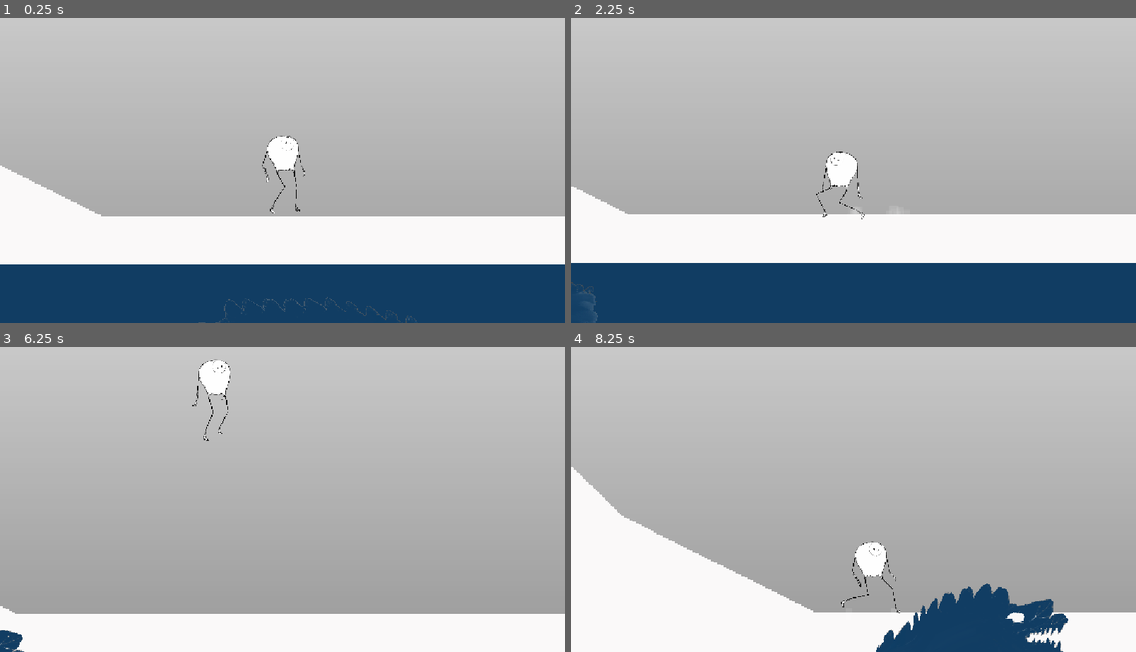
Above: before the commit, frames 1-4 (two rows, left to right).
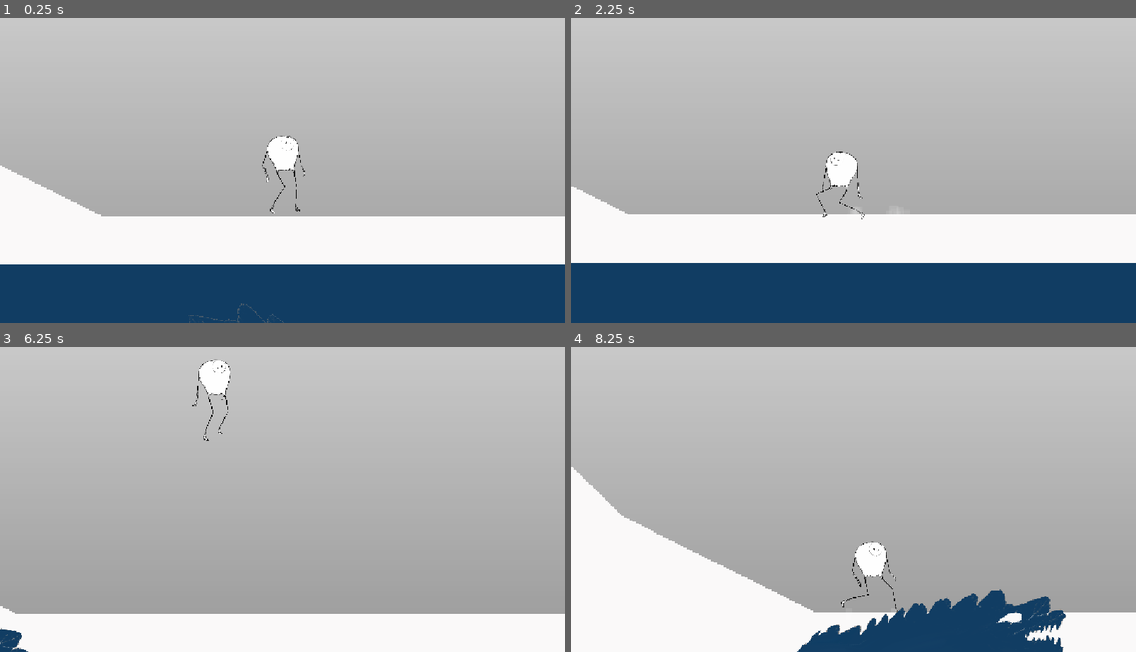
Above: after the commit, the same moments.

Repository: markguinn/wheel-of-worlds
Game: Godot game, scene res://stages/test/fish_arena.tscn
The game is run twice, just before and just after one commit, with the same random seed, the same clock (stepped at 60 frames per second) and the same inputs. This scene is started directly instead of the project's main scene.
Inputs (mouse positions are in pixels of both pictures, inside the frame that each line leads up to):
- Up to frame 1 (0.25 s): no input
- Up to frame 2 (2.25 s): tap Enter (interact) at 0.5 s; move the mouse to (977, 149) at 0.52 s; hold Right (right) 0.53-1.25 s; hold Space (jump) 0.53-1.25 s; click (977, 149) at 0.67 s; drag from (740, 179) to (825, 228) at 1.27 s; move the mouse to (910, 94) at 2.02 s; hold Left (left) from 2.03 s (still down); hold Space (jump) from 2.03 s (still down); tap F at 2.1 s
- Up to frame 3 (6.25 s): release Left (left) at 2.75 s; release Space (jump) at 2.75 s; drag from (254, 557) to (113, 444) at 2.77 s; move the mouse to (452, 542) at 3.52 s; hold Right (right) 3.53-4.25 s; hold Space (jump) 3.53-4.25 s; tap 9 at 3.6 s; drag from (113, 444) to (197, 414) at 4.27 s; move the mouse to (310, 493) at 5.02 s; hold Right (right) 5.03-5.75 s; hold Space (jump) 5.03-5.75 s; tap 1 at 5.1 s; click (310, 493) at 5.17 s; drag from (197, 414) to (169, 508) at 5.77 s
- Up to frame 4 (8.25 s): move the mouse to (977, 478) at 6.52 s; hold Left (left) 6.53-7.25 s; hold Space (jump) 6.53-7.25 s; tap 3 at 6.6 s; drag from (740, 508) to (825, 557) at 7.27 s; move the mouse to (910, 423) at 8.02 s; hold Right (right) from 8.03 s (still down); hold Space (jump) from 8.03 s (still down); tap 5 at 8.1 s

The runs differ from the first frame. In frame 1, 0.2% of the frame differs, in the area x 33-74%, y 91-100%; in frame 2, less than 0.1%; in frame 3, less than 0.1%; in frame 4, 2.2%, in the area x 40-88%, y 77-100%.

Commit message:
Get the fish actually working

Diff:
--- a/actors/fish_monster/fish_monster.gd
+++ b/actors/fish_monster/fish_monster.gd
@@ -1,8 +1,21 @@
 class_name FishMonster
 extends MoveableRigidBody2D
 
-const JUMP_X_FACTOR = 0.8 # moderates the horizontal linear velocity when jumping from the bottom
-const BUFFER_LEN = 90
+# moderates the horizontal linear velocity when jumping from the bottom
+const JUMP_X_FACTOR = 0.8
+
+# How many points of data the ring buffer contains.
+# this only needs to be long enough to hold enough data for the whole
+# body length before it wraps around at the slowest velocity we'd see in the
+# wild. Longer isn't a problem except for the memory usage.
+const BUFFER_POINTS = 4000
+
+# how many seconds each point in the ring buffer represents
+# this needs to be at least as low as the delta we get at the slowest
+# time scale we need to support with reasonable smoothness and consistent
+# bone distances. This is what's I'm seeing for the physics delta at 0.25 scale.
+const BUFFER_STEP_S = 0.00416
+
 
 signal jumping
 
@@ -14,18 +27,22 @@
 @export var jump_x_max := 1000.0
 
 var territory_rect: Rect2
-var bone_pos_ring_buffer: Array[Vector2] = []
-var ring_buffer_idx := 0
-var bone_idx_idx: Array[int] = []
+
+# ring buffer of the position of the first bone
+var position_history: Array[Vector2] = []
+# element i stores the distance between i and i+1 in position_history
+var delta_history: Array[float] = []
+# the current index in position_history, represented by each element in the bones array
+# so bone_idx[0] is the front of the ring buffer
+var bone_idx: Array[int] = [0, 0, 0, 0]
+# the length of each bone at rest
+var bone_len: Array[float] = []
 
 @onready var hit_box: Area2D = $Sprite2D/HitBox
 @onready var sprite: Node2D = $Sprite2D
 @onready var main_shape: CollisionShape2D = $CollisionShape2D
 @onready var polygon_l: Polygon2D = $Sprite2D/PolygonL
 @onready var polygon_r: Polygon2D = $Sprite2D/PolygonR
-#@onready var tail_body: MoveableRigidBody2D = $TailBody
-#@onready var tail_joint: PinJoint2D = $PinJoint2D
-@onready var tail_target: Marker2D = $TailTarget
 @onready var bones: Array[Bone2D] = [
 	$Sprite2D/Skeleton2D/Bone2D,
 	$Sprite2D/Skeleton2D/Bone2D/Bone2D,
@@ -46,34 +63,23 @@
 		Log.warn(self, self.get_path(), "no territory rect found. This node should be the child of an Area2d")
 	hit_box.body_entered.connect(_on_body_entered)
 
-	#polygon_r.modulate = Color.GREEN
-	#polygon_r.texture_scale = Vector2(-1, 1)
-	#polygon_r.texture_offset = Vector2(-900, 0)
+	# NOTE: this is a hack for the temporary polygon because setting scale.x=-1 had bad
+	# side effects. When we get a real sprite, it will probably be better to create both
+	# polygons by hand rather than flipping them but who knows. Maybe this is fine.
+	# the second polygon is the same image flipped _vertically_ (weird, I know). It works
+	# that way because the bones don't change direction. Creating by hand may not be possible
+	# though because of the orientation of the rest position of the underlying bones.
 	for p in polygon_r.polygon:
-		#p.x = 900.0 - p.x
 		p.y = 700.0 - p.y
 	for p in polygon_r.uv:
-		#p.x = 900.0 - p.x
 		p.y = 700.0 - p.y
 
-	for i in range(BUFFER_LEN):
-		bone_pos_ring_buffer.append(Vector2.INF)
-	var total_len := 0.0
-	for i in range(bones.size()):
-		total_len += bones[i].get_length()
-	for i in range(bones.size()):
-		bone_idx_idx.append(floori(bones[i].get_length() * float(BUFFER_LEN) / total_len))
-		if i > 0:
-			bone_idx_idx[i] += bone_idx_idx[i - 1]
-	Log.debug(self, "bii", bone_idx_idx)
-	#_deferred_setup.call_deferred()
-	#$Sprite2D/Skeleton2D.
-
-#func _deferred_setup():
-	#$TailBody/RemoteTransform2D.remote_path = tail_target.get_path()
-	#tail_body.reparent(get_parent())
-	#tail_joint.node_a = get_path()
-	#tail_joint.node_b = tail_body.get_path()
+	# initialize the length of the buffer once
+	for i in range(BUFFER_POINTS):
+		position_history.append(global_position)
+		delta_history.append(0.0)
+	for b in bones:
+		bone_len.append(b.get_length())
 
 
 func _on_body_entered(body: Node) -> void:
@@ -99,11 +105,11 @@
 	if global_position.y > territory_rect.position.y + territory_rect.size.y:
 		global_position.y = territory_rect.position.y + territory_rect.size.y
 		linear_velocity.y = -randf_range(jump_y_min, jump_y_max)
-		var px := GameManager.get_player().global_position.x
-		linear_velocity.x = (px - global_position.x) * JUMP_X_FACTOR
-		linear_velocity.x = signf(linear_velocity.x) * clampf(absf(linear_velocity.x), jump_x_min, jump_x_max)
-		#tail_body.set_next_global_position(global_position)
-		#tail_body.set_next_linear_velocity(Vector2.ZERO)
+		var player := GameManager.get_player()
+		if player:
+			var px := player.global_position.x
+			linear_velocity.x = (px - global_position.x) * JUMP_X_FACTOR
+			linear_velocity.x = signf(linear_velocity.x) * clampf(absf(linear_velocity.x), jump_x_min, jump_x_max)
 		jumping.emit.call_deferred()
 		Log.debug(self, "jump:", linear_velocity, "from:", global_position, "player:", GameManager.get_player().global_position.x)
 	if global_position.x > territory_rect.position.x + territory_rect.size.x:
@@ -114,39 +120,64 @@
 		global_position.x = territory_rect.position.x
 		linear_velocity.x = randf_range(jump_x_min, jump_x_max)
 		Log.debug(self, "left:", linear_velocity, "from:", global_position)
-	rotation = 0 # linear_velocity.angle()
-	#bones[0].rotation = move_toward(bones[0].rotation, linear_velocity.angle(), 0.1)
+	# if the rotation gets changed when we hit something, everything gets a little funky
+	rotation = 0
 
-func _physics_process(_delta: float) -> void:
+
+# if we take a direct distance between the two bone points, we can get glitchy moments on turns
+# so we measure the cumulative distance of the actual history between the two, which handles
+# turns in a more natural-looking way
+func _dist_along_path(i1: int, i2: int) -> float:
+	var end := i2 if i2 >= i1 else i2 + BUFFER_POINTS
+	var d := 0.0
+	for i in range(i1, end):
+		#d += delta_history[i % BUFFER_POINTS]
+		var p := position_history[i % BUFFER_POINTS]
+		var p2 := position_history[(i + 1) % BUFFER_POINTS]
+		d += p.distance_to(p2)
+	return d
+
+
+func _physics_process(delta: float) -> void:
 	if linear_velocity.x > 0:
-	#if bones[0].global_position.x > tail_target.global_position.x:
-		##rotation = move_toward(rotation, linear_velocity.angle(), 0.1)
-		#bones[0].rotation = move_toward(bones[0].rotation, linear_velocity.angle(), 0.1)
 		polygon_r.show()
 		polygon_l.hide()
-		#sprite.scale.x = -absf(sprite.scale.x)
-		#pass
 	else:
-		##rotation = move_toward(rotation, PI + linear_velocity.angle(), 0.1)
-		#bones[0].rotation = move_toward(bones[0].rotation, PI + linear_velocity.angle(), 0.1)
 		polygon_r.hide()
 		polygon_l.show()
-		#sprite.scale.x = absf(sprite.scale.x)
-		#pass
 
-	#main_shape.rotation = bones[0].global_position.angle_to_point(tail_target.global_position)
+	# fill in the ring buffer and update the bone positions
+	# we use the delta here and interpolate between the current position and the last position
+	# in order to keep the behavior consistent if the time scale slows
+	var delta_idx := ceili(delta / BUFFER_STEP_S)
+	var start_pos := position_history[bone_idx[0]]
+	var last_pos := start_pos
+	var last_idx := bone_idx[0]
+	for i in range(delta_idx):
+		var idx := (last_idx + 1) % BUFFER_POINTS
+		var progress := float(i + 1) / float(delta_idx + 1)
+		# store the interpolated point (at 1.0 it will be where the bone is now, at 0.0
+		# where it was at the last physics tick)
+		position_history[idx] = lerp(start_pos, bones[0].global_position, progress)
+		# store the distances between points to make calculations faster below, maybe? idk
+		# this may be just overoptimization.
+		delta_history[last_idx] = last_pos.distance_to(position_history[idx])
+		last_pos = position_history[idx]
+		last_idx = idx
+		bone_idx[0] = idx
 
-	var next_idx = (ring_buffer_idx + 1) % BUFFER_LEN
-	bone_pos_ring_buffer[ring_buffer_idx] = bones[0].global_position
-	if bone_pos_ring_buffer[next_idx] != Vector2.INF:
-		tail_target.global_position = bone_pos_ring_buffer[next_idx]
-	for i in range(bones.size()):
-		var i2 := (ring_buffer_idx + BUFFER_LEN - bone_idx_idx[i]) % BUFFER_LEN
-		var v := bone_pos_ring_buffer[i2]
-		if v != Vector2.INF:
-			if i < bones.size() - 1:
-				bones[i + 1].global_position = v
-			bones[i].global_rotation = bones[i].global_position.angle_to_point(v)
-	ring_buffer_idx = next_idx
-	#if not GameManager.rate_limit(500, "dasffdsf"):
-		#Log.debug(self, ring_buffer_idx, bones[0].global_position, tail_target.global_position, global_rotation, sprite.global_rotation)
+	# Now move through the remaining bones, and find the point in the history arc that's
+	# closest in distance to the length of the bone.
+	for i in range(1, bones.size()):
+		var idx := bone_idx[i]
+		var prev := position_history[bone_idx[i - 1]]
+		var cur := position_history[idx]
+		var dist := _dist_along_path(idx, bone_idx[i - 1])
+		# move this bone to the next point that's about the right distance away
+		while idx < BUFFER_POINTS and idx != bone_idx[i - 1] and dist > bone_len[i]:
+			idx = (idx + 1) % BUFFER_POINTS
+			dist -= cur.distance_to(position_history[idx])
+			cur = position_history[idx]
+		bone_idx[i] = idx
+		bones[i - 1].global_rotation = prev.angle_to_point(cur)
+		bones[i].global_position = cur
--- a/actors/fish_monster/fish_patrolling.gd
+++ b/actors/fish_monster/fish_patrolling.gd
@@ -17,9 +17,6 @@
 		Log.error(self, "this state needs a FishMonster target to work")
 	fish = target
 	fish.gravity_scale = 0
-	#if fish.tail_body:
-		#fish.tail_body.gravity_scale = 0
-	#_move_to_top.call_deferred()
 	entered_at = GameManager.now_ms()
 	_move.call_deferred()
 
@@ -28,18 +25,7 @@
 	fish.sprite.position.y = 0
 
 
-#func _move_to_top() -> void:
-	#var water_top = Vector2(fish.global_position.x, fish.territory_rect.position.y)
-	#fish.set_next_global_position(water_top)
-	#fish.set_next_linear_velocity(Vector2.ZERO)
-	#fish.gravity_scale = 0
-	#_move()
-
-
 func _move() -> void:
-	#if fish.tail_body:
-		#fish.tail_body.gravity_scale = 0
-	#var dir := 1.0 if fish.linear_velocity.x > 0 else -1.0
 	var dir := 1.0 if GameManager.get_player().global_position.x > fish.global_position.x else -1.0
 	var vy := (fish.territory_rect.position.y - fish.global_position.y) / (move_after_ms / 1000.0)
 	fish.set_next_linear_velocity(Vector2(move_speed * dir, vy))
--- a/actors/fish_monster/fish_test_mode.gd
+++ /dev/null
@@ -1,11 +0,0 @@
-extends StateNode
-
-
-# Called when the node enters the scene tree for the first time.
-func _ready() -> void:
-	pass # Replace with function body.
-
-
-# Called every frame. 'delta' is the elapsed time since the previous frame.
-func _process(delta: float) -> void:
-	pass
--- a/actors/player/player.tscn
+++ b/actors/player/player.tscn
@@ -1513,14 +1513,14 @@
 
 [node name="ArmR" type="Bone2D" parent="Sprite/Skeleton2D/Hips" unique_id=1756135333]
 position = Vector2(-33, -31)
-rotation = 0.08732075
+rotation = 0.08732077
 rest = Transform2D(0.999362, -0.0357162, 0.0357162, 0.999362, -33, -31)
 metadata/_local_pose_override_enabled_ = true
 
 [node name="HandR" type="Bone2D" parent="Sprite/Skeleton2D/Hips/ArmR" unique_id=88591762]
 position = Vector2(0, 32)
 rotation = -0.25659508
-scale = Vector2(0.99999934, 0.99999934)
+scale = Vector2(0.9999993, 0.9999993)
 rest = Transform2D(0.99928516, -0.03780409, 0.03780409, 0.99928516, 0, 32)
 auto_calculate_length_and_angle = false
 length = 32.0
@@ -1529,15 +1529,15 @@
 
 [node name="ArmL" type="Bone2D" parent="Sprite/Skeleton2D/Hips" unique_id=1793998611]
 position = Vector2(28, -36)
-rotation = -0.16663715
-scale = Vector2(0.99999934, 0.99999934)
+rotation = -0.16663717
+scale = Vector2(0.9999993, 0.9999993)
 rest = Transform2D(0.9953148, -0.09668779, 0.09668779, 0.9953148, 28, -36)
 metadata/_local_pose_override_enabled_ = true
 
 [node name="HandL" type="Bone2D" parent="Sprite/Skeleton2D/Hips/ArmL" unique_id=1933907137]
 position = Vector2(1.399125, 37.310078)
-rotation = 0.13705109
-scale = Vector2(0.99999934, 0.99999934)
+rotation = 0.1370511
+scale = Vector2(0.9999993, 0.9999993)
 rest = Transform2D(0.998, 0.064, -0.064, 0.998, 4, 36)
 auto_calculate_length_and_angle = false
 length = 21.0
--- a/stages/test/fish_arena.tscn
+++ b/stages/test/fish_arena.tscn
@@ -51,7 +51,6 @@
 
 [node name="Player" parent="." unique_id=42652117 instance=ExtResource("5_arxws")]
 position = Vector2(3627, 946)
-collision_layer = 0
 metadata/_edit_group_ = true
 
 [node name="RemoteTransform2D" type="RemoteTransform2D" parent="Player" unique_id=1198040456]
--- a/stages/test/fish_movement_test_state.gd
+++ b/stages/test/fish_movement_test_state.gd
@@ -1,8 +1,11 @@
 extends StateNode
 
+# this is just for the test arena. it gives us a state where we can drive the
+# fish around and see how it moves
 
 func _entered(_fs) -> void:
 	target.gravity_scale = 0
+	target.set_next_linear_velocity(Vector2.LEFT * 500.0)
 
 
 func _input(event: InputEvent):
Not shown, removed: actors/fish_monster/fish_test_mode.gd.uid
